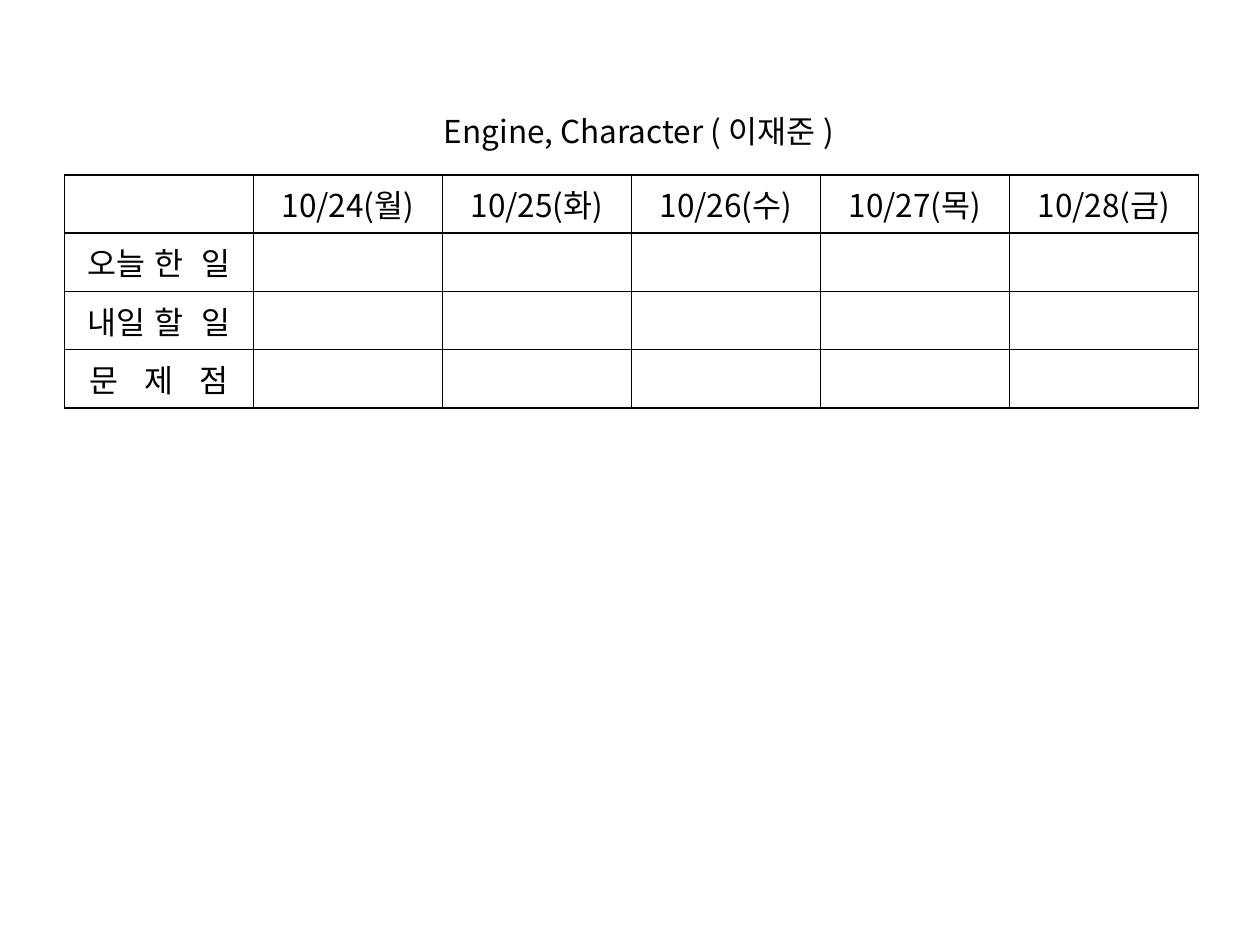
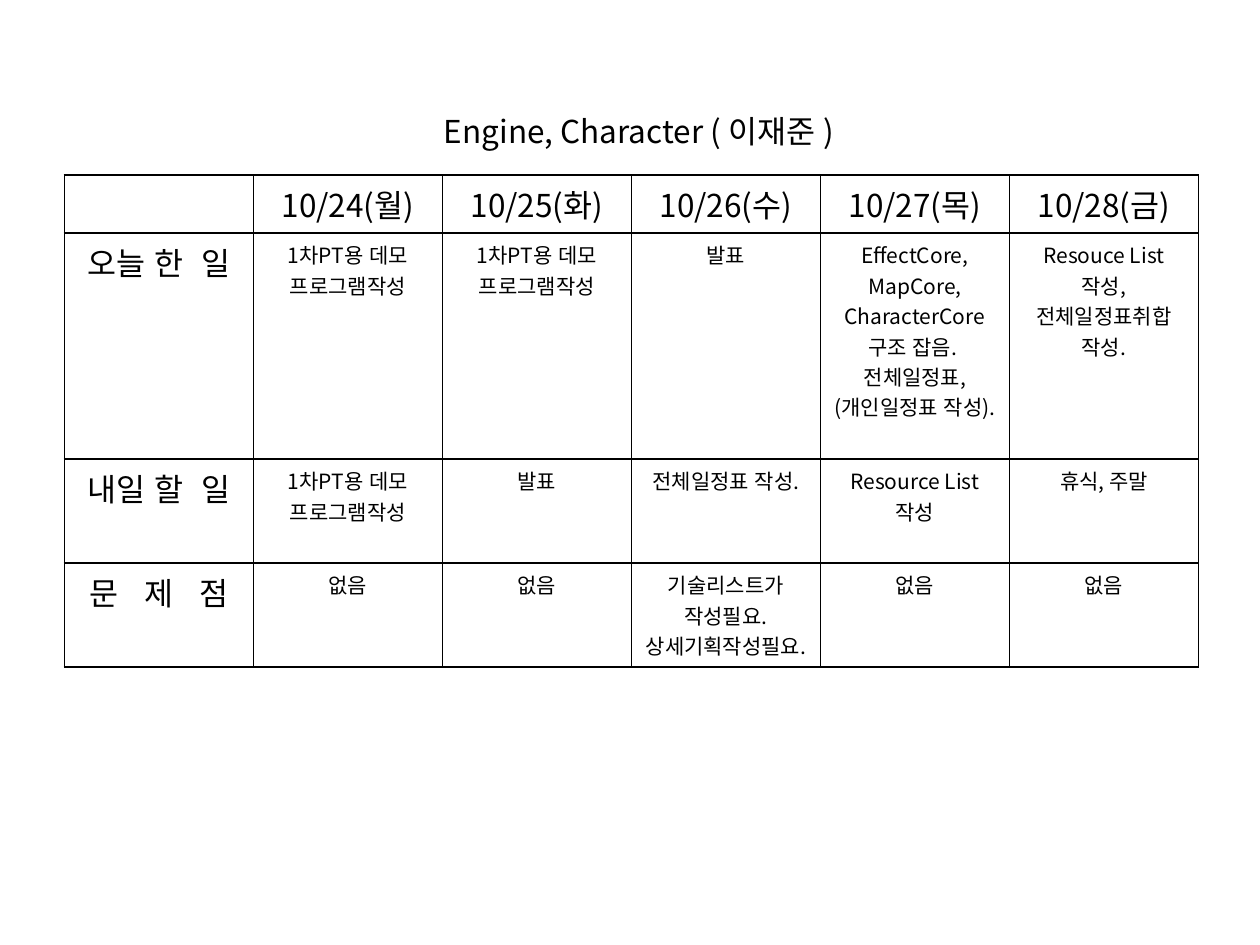
Before and after one commit to TomLeeLive/enpgame, a slide deck: slide 2 of doc/_meeting_weekly_doc/01_week_plan_20161028.pptx. Drawn at 1260x945 pixels with LibreOffice and Linux fonts; fonts in the diff are those of the drawing. Boxes give left, top, right and bottom in pixels: in the first picture for what was removed or moved away, otherwise in the second. Text is boxed around its words. In the diff, an @@ line names an element or a change of style, - is before the commit and + after.

```diff
--- a/doc/_meeting_weekly_doc/01_week_plan_20161028.pptx
+++ b/doc/_meeting_weekly_doc/01_week_plan_20161028.pptx
@@ table at (64, 175, 1198, 660) @@
-row 2: 오늘 한 일 |  |  |  |  | 
+row 2: 오늘 한 일 | 1차PT용 데모 프로그램작성 | 1차PT용 데모 프로그램작성 | 발표 | EffectCore, / MapCore, / CharacterCore구조 잡음. / 전체일정표, (개인일정표 작성). | Resouce List 작성, / 전체일정표취합 작성.
-row 3: 내일 할 일 |  |  |  |  | 
+row 3: 내일 할 일 | 1차PT용 데모 프로그램작성 | 발표 | 전체일정표 작성. | Resource List작성 | 휴식, 주말
-row 4: 문 제 점 |  |  |  |  | 
+row 4: 문 제 점 | 없음 | 없음 | 기술리스트가 작성필요. / 상세기획작성필요. | 없음 | 없음
```
Also in this commit, not shown: 2 other slides changed.
